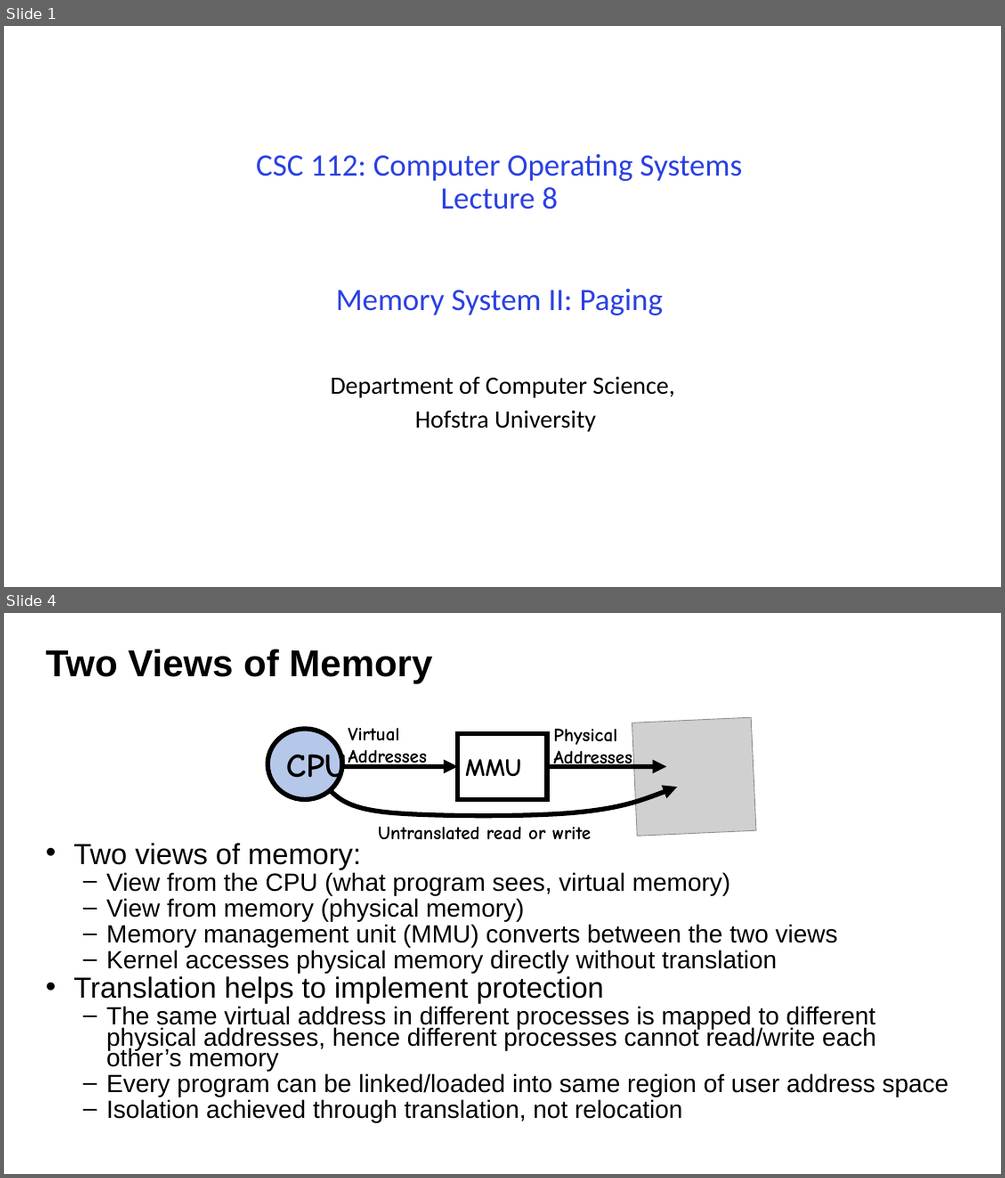
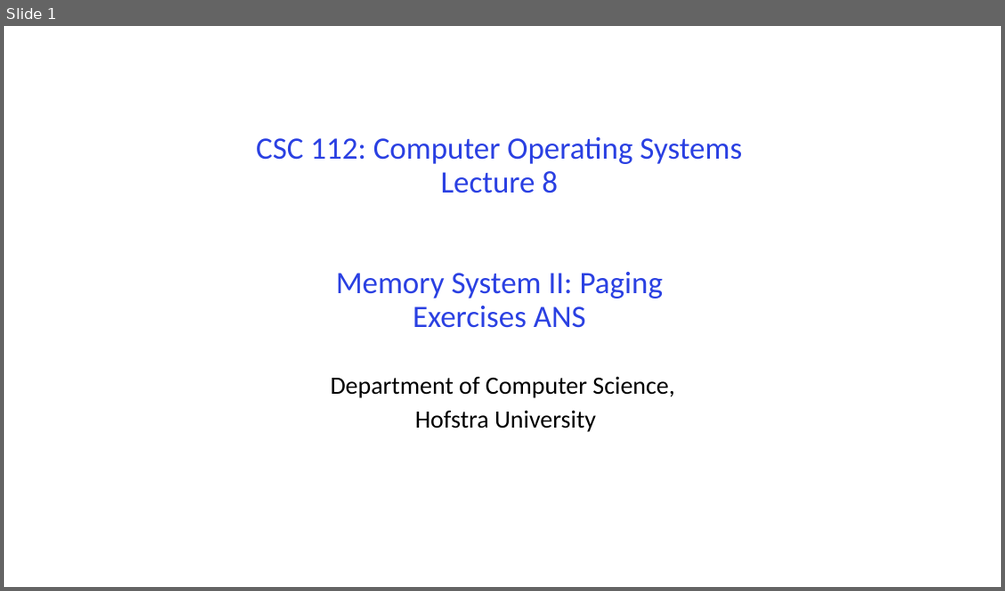
Before and after one commit to guhofstra/CSC256Fa25, a slide deck: PPTs/L8-Exercises ANS.pptx. Shown one above the other, each under a label of ours: slides 1 and 4 before the commit, slide 1 after it; the slides between them are not shown. The pictures are 1005x1178 and 1005x591 pixels, drawn with LibreOffice and Linux fonts; fonts in the diff are those of the drawing; grey boxes stand for pictures. Boxes give left, top, right and bottom in pixels: in the first picture for what was removed or moved away, otherwise in the second. Text is boxed around its words. In the diff, an @@ line names an element or a change of style, - is before the commit and + after.

```diff
--- a/PPTs/L8-Exercises ANS.pptx
+++ b/PPTs/L8-Exercises ANS.pptx
@@ slide 4 removed at (4,613,1001,1174), background #FFFFFF @@
@@ title removed at (46,649,432,683) @@
-Two Views of Memory
@@ picture removed at (631,717,756,835) @@
@@ ellipse removed at (268,729,343,800) @@
-CPU
@@ text removed at (348,728,427,769) @@
-Virtual
-Addresses
@@ rectangle removed at (458,733,548,799) @@
-MMU
@@ text removed at (553,728,632,769) @@
-Physical
-Addresses
@@ arrow removed from (343, 766) to (458, 766) @@
@@ arrow removed from (547, 766) to (666, 766) @@
@@ freeform shape removed at (330,787,677,817) @@
@@ text removed at (73,843,949,1123) @@
-• Two views of memory:
-  – View from the CPU (what program sees, virtual memory)
-  – View from memory (physical memory)
-  – Memory management unit (MMU) converts between the two views
-  – Kernel accesses physical memory directly without translation
-• Translation helps to implement protection
-  – The same virtual address in different processes is mapped to different physical addresses, hence different processes cannot read/write each other’s memory
-  – Every program can be linked/loaded into same region of user address space
-  – Isolation achieved through translation, not relocation
@@ text removed at (378,827,591,840) @@
-Untranslated read or write
@@ slide 1 changed as well @@
@@ title at (256,137,742,328): text changed @@
-CSC 112: Computer Operating Systems
-Lecture 8
-Memory System II: Paging
+CSC 112: Computer Operating Systems
+Lecture 8
+Memory System II: Paging
+Exercises ANS
```
Also in this commit, not shown: 1 slide added, 77 other slides removed, 3 other files.
